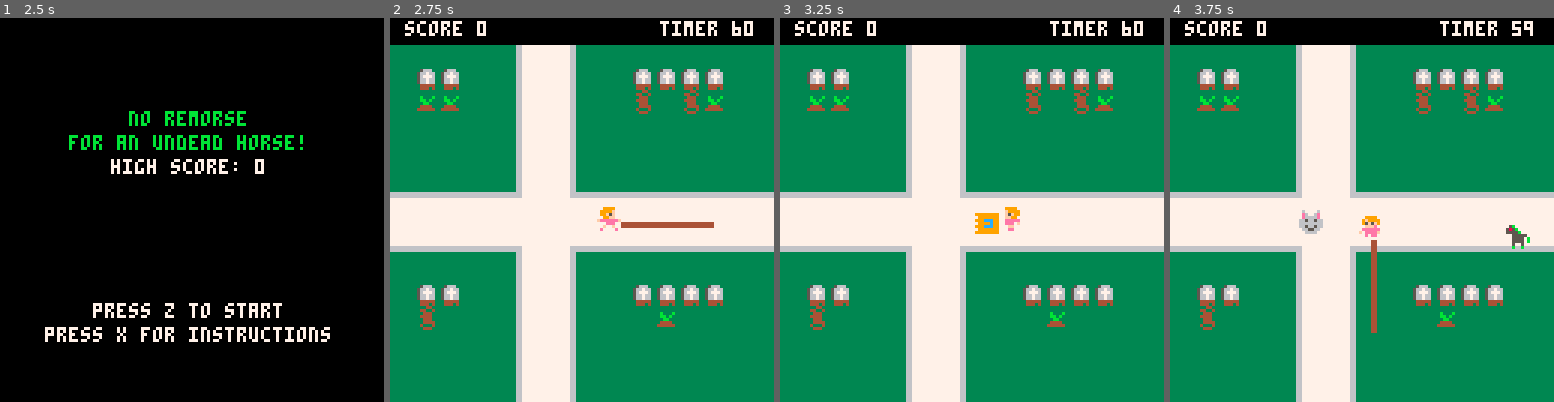
Above: before the commit, frames 1-4 (left to right).
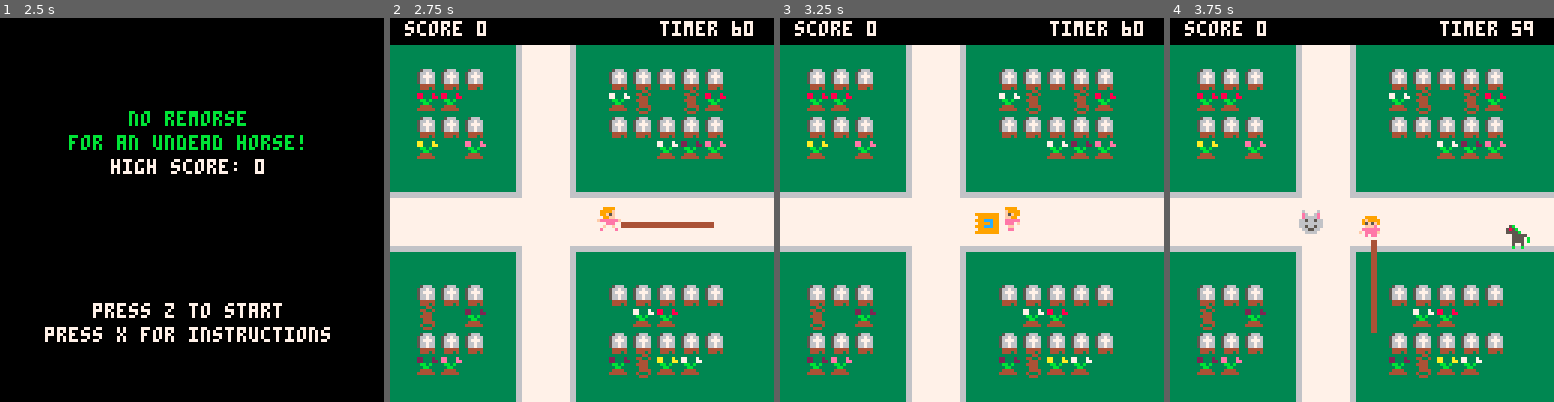
Above: after the commit, the same moments.

Repository: adkinsrs/NoRemorseForAnUndeadHorse
Game: PICO-8 cartridge no_remorse_for_an_undead_horse.p8
Two runs of this game, one before a commit and one after it. Both use one fixed random seed, a clock stepped at 60 frames per second and the inputs below.
Inputs:
- Up to frame 1 (2.5 s): tap X (X key) at 0.33, 1.07, 1.85 s; tap O (Z key) at 0.7, 1.7, 2.1 s; hold Right 1.6-2.1 s; hold Up 2.15-2.42 s; hold Right from 2.47 s (still down)
- Up to frame 2 (2.75 s): keep holding Right; tap O (Z key) at 2.5 s
- Up to frame 3 (3.25 s): tap O (Z key) at 2.9 s; tap X (X key) at 2.97 s; release Right at 3.03 s; hold Left from 3.08 s (still down)
- Up to frame 4 (3.75 s): tap O (Z key) at 3.3, 3.7 s; release Left at 3.58 s; hold Down from 3.63 s (still down)

Frame 1 is identical in both runs. In frame 2, 6.6% of the frame differs, in the area x 7-88%, y 13-94%; in frame 3, 6.6%; in frame 4, 6.6%.

Commit message:
aesthetics

Diff:
--- a/no_remorse_for_an_undead_horse.p8
+++ b/no_remorse_for_an_undead_horse.p8
@@ -138,7 +138,7 @@
 		music_playing = true
 		music(0)
 	end
-	if timer==900 then music_playing=false end
+	if timer%900==0 then music_playing=false end
 
 	timer-=1
 	--colon implies "self" passed as arg
@@ -340,8 +340,6 @@
 		self.s = 8
 		self.dx = 0
 		self.dy = 0
-		self.w=0
-		self.h=0
 	end
 
 	if self.t==128 then
@@ -383,8 +381,6 @@
 		self.s = 8
 		self.dx = 0
 		self.dy = 0
-		self.w=0
-		self.h=0
 	end
 
 	if self.t==128 then
@@ -402,13 +398,17 @@
 end
 
 function eligordraw(self)
-	local w=1
-	local h=1
 	if self.alive then
-		w=2
-		h=2
-	end
-	spr(self.s,self.x,self.y,w,h,(self.dx>0 and true))
+		spr(self.s,self.x,self.y,2,2,(self.dx>0 and true))
+		return
+	end
+	local sx=(self.s%16) * 8
+	local sy=flr(self.s\16) * 8
+	print(self.x, 50,10, 0)
+	print(self.y, 70,10, 0)
+	print(self.w, 90,10, 0)
+	--stretched dead pile
+	sspr(sx,sy,8,8,self.x,self.y,self.w,8)
 end
 
 function addarmor(e)
@@ -429,8 +429,6 @@
 		self.s = 8
 		self.dx = 0
 		self.dy = 0
-		self.w=0
-		self.h=0
 	end
 
 	if self.t==128 then
@@ -779,51 +777,74 @@
 
 
 
+…(23 lines of a section not shown)…
 __map__
 0000000000000000000000000000000000000000000000000000000000000000000000000000000000000000000000000000000000000000000000000000000000000000000000000000000000000000000000000000000000000000000000000000000000000000000000000000000000000000000000000000000000000000
 0000000000848586000000000000000000000000000000000000000000000000000000000000000000000000000000000000000000000000000000000000000000000000000000000000000000000000000000000000000000000000000000000000000000000000000000000000000000000000000000000000000000000000
-0081810000848586000081818181000000000000000000000000000000000000000000000000000000000000000000000000000000000000000000000000000000000000000000000000000000000000000000000000000000000000000000000000000000000000000000000000000000000000000000000000000000000000
-0080800000848586000082008280000000000000000000000000000000000000000000000000000000000000000000000000000000000000000000000000000000000000000000000000000000000000000000000000000000000000000000000000000000000000000000000000000000000000000000000000000000000000
-0000000000848586000000000000000000000000000000000000000000000000000000000000000000000000000000000000000000000000000000000000000000000000000000000000000000000000000000000000000000000000000000000000000000000000000000000000000000000000000000000000000000000000
-0000000000848586000000000000000000000000000000000000000000000000000000000000000000000000000000000000000000000000000000000000000000000000000000000000000000000000000000000000000000000000000000000000000000000000000000000000000000000000000000000000000000000000
+0081818100848586008181818181000000000000000000000000000000000000000000000000000000000000000000000000000000000000000000000000000000000000000000000000000000000000000000000000000000000000000000000000000000000000000000000000000000000000000000000000000000000000
+008080000084858600b082008280000000000000000000000000000000000000000000000000000000000000000000000000000000000000000000000000000000000000000000000000000000000000000000000000000000000000000000000000000000000000000000000000000000000000000000000000000000000000
+0081818100848586008181818181000000000000000000000000000000000000000000000000000000000000000000000000000000000000000000000000000000000000000000000000000000000000000000000000000000000000000000000000000000000000000000000000000000000000000000000000000000000000
+00a000b100848586000000b090b1000000000000000000000000000000000000000000000000000000000000000000000000000000000000000000000000000000000000000000000000000000000000000000000000000000000000000000000000000000000000000000000000000000000000000000000000000000000000
 0000000000848586000000000000000000000000000000000000000000000000000000000000000000000000000000000000000000000000000000000000000000000000000000000000000000000000000000000000000000000000000000000000000000000000000000000000000000000000000000000000000000000000
 838383838388858b838383838383838300000000000000000000000000000000000000000000000000000000000000000000000000000000000000000000000000000000000000000000000000000000000000000000000000000000000000000000000000000000000000000000000000000000000000000000000000000000
 8585858585858585858585858585858500000000000000000000000000000000000000000000000000000000000000000000000000000000000000000000000000000000000000000000000000000000000000000000000000000000000000000000000000000000000000000000000000000000000000000000000000000000
 878787878789858a878787878787878700000000000000000000000000000000000000000000000000000000000000000000000000000000000000000000000000000000000000000000000000000000000000000000000000000000000000000000000000000000000000000000000000000000000000000000000000000000
 0000000000848586000000000000000000000000000000000000000000000000000000000000000000000000000000000000000000000000000000000000000000000000000000000000000000000000000000000000000000000000000000000000000000000000000000000000000000000000000000000000000000000000
-0081810000848586000081818181000000000000000000000000000000000000000000000000000000000000000000000000000000000000000000000000000000000000000000000000000000000000000000000000000000000000000000000000000000000000000000000000000000000000000000000000000000000000
-0082000000848586000000800000000000000000000000000000000000000000000000000000000000000000000000000000000000000000000000000000000000000000000000000000000000000000000000000000000000000000000000000000000000000000000000000000000000000000000000000000000000000000
+0081818100848586008181818181000000000000000000000000000000000000000000000000000000000000000000000000000000000000000000000000000000000000000000000000000000000000000000000000000000000000000000000000000000000000000000000000000000000000000000000000000000000000
+00820090008485860000b0800000000000000000000000000000000000000000000000000000000000000000000000000000000000000000000000000000000000000000000000000000000000000000000000000000000000000000000000000000000000000000000000000000000000000000000000000000000000000000
+0081818100848586008181818181000000000000000000000000000000000000000000000000000000000000000000000000000000000000000000000000000000000000000000000000000000000000000000000000000000000000000000000000000000000000000000000000000000000000000000000000000000000000
+0090b10000848586009082a0b000000000000000000000000000000000000000000000000000000000000000000000000000000000000000000000000000000000000000000000000000000000000000000000000000000000000000000000000000000000000000000000000000000000000000000000000000000000000000
 0000000000848586000000000000000000000000000000000000000000000000000000000000000000000000000000000000000000000000000000000000000000000000000000000000000000000000000000000000000000000000000000000000000000000000000000000000000000000000000000000000000000000000
-0000000000848586000000000000000000000000000000000000000000000000000000000000000000000000000000000000000000000000000000000000000000000000000000000000000000000000000000000000000000000000000000000000000000000000000000000000000000000000000000000000000000000000
-0000000000848586000000000000000000000000000000000000000000000000000000000000000000000000000000000000000000000000000000000000000000000000000000000000000000000000000000000000000000000000000000000000000000000000000000000000000000000000000000000000000000000000
-…(31 lines of a section not shown)…
+…(31 lines of a section not shown)…
Not shown, changed: 25 lines of the sprite sheet (__gfx__) section of no_remorse_for_an_undead_horse.p8
